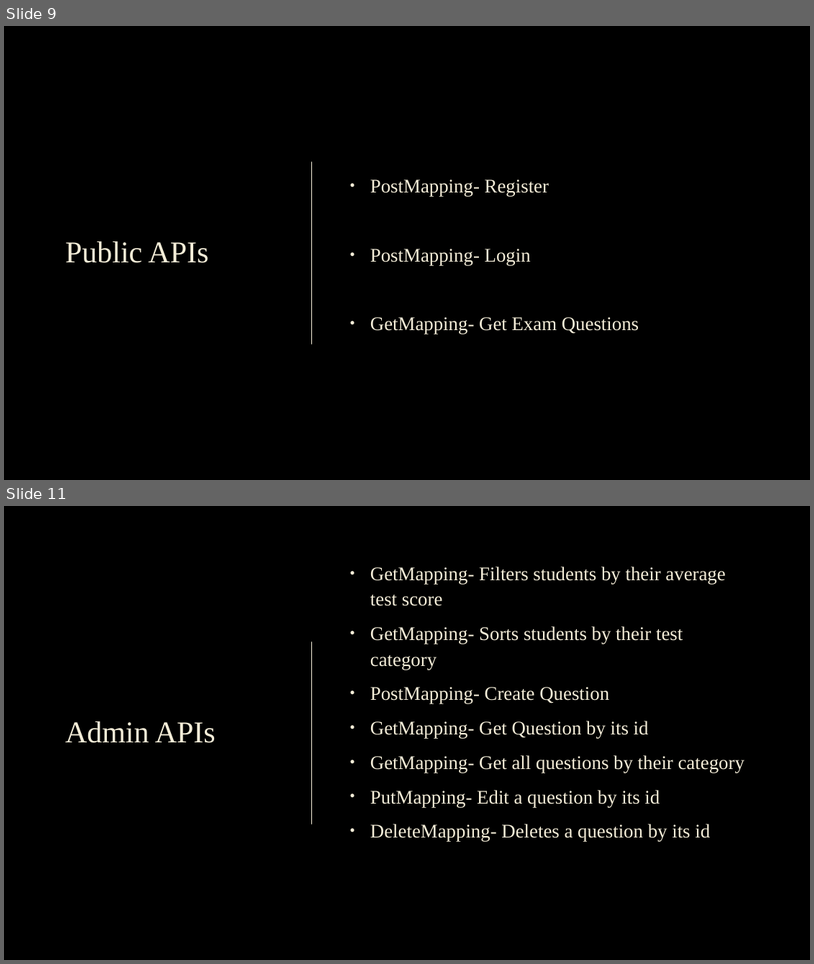
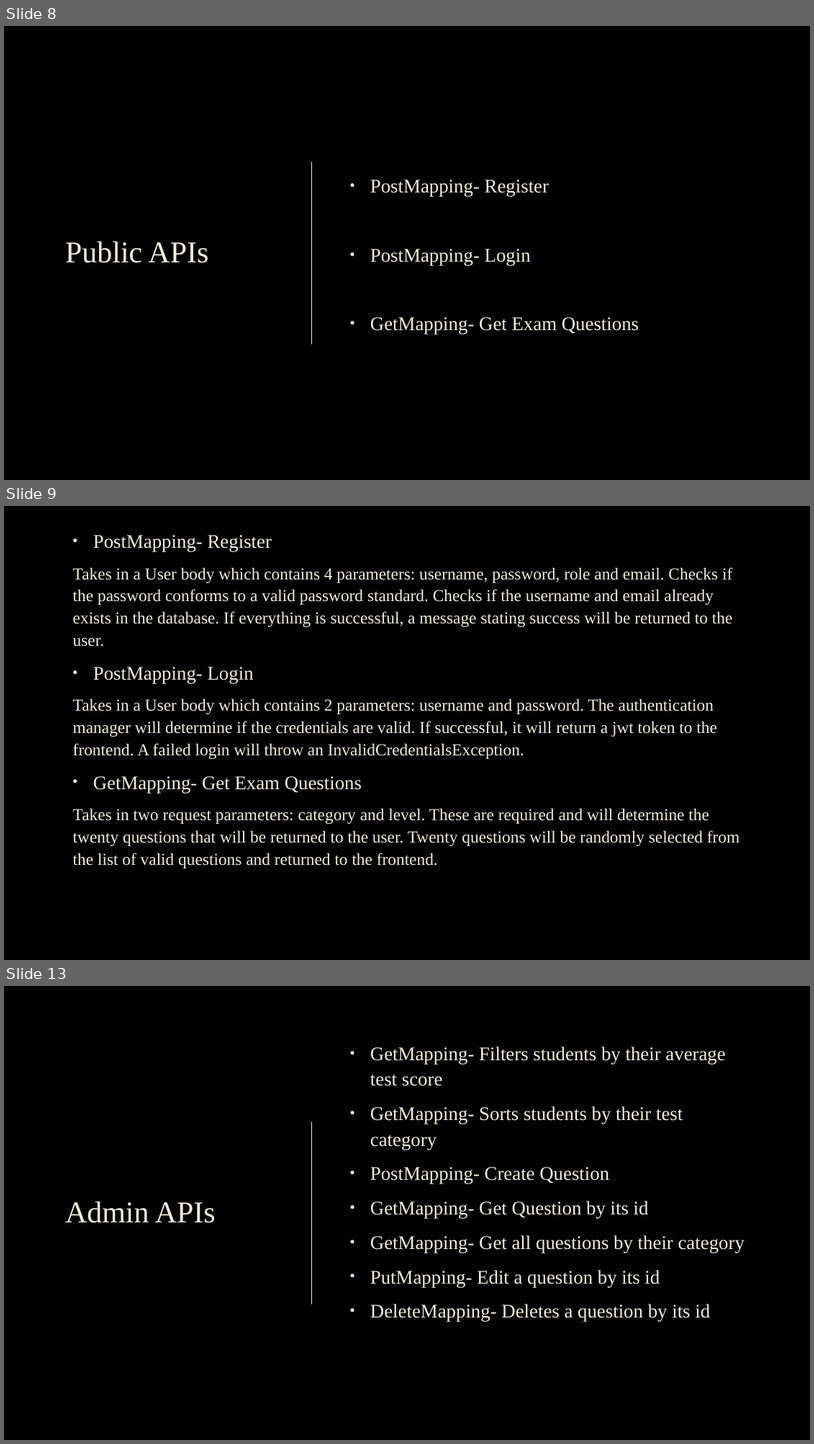
Before and after one commit to yongdingtan/ncs_final_final_project, a slide deck: NCS_Project_Presentation_TanYongDing.pptx. Shown one above the other, each under a label of ours: slides 9 and 11 before the commit, slides 8, 9 and 13 after it; the slides between them are not shown. The pictures are 814x964 and 814x1444 pixels, drawn with LibreOffice and Linux fonts; fonts in the diff are those of the drawing; background and template pictures are left out. Boxes give left, top, right and bottom in pixels: in the first picture for what was removed or moved away, otherwise in the second. Text is boxed around its words. In the diff, an @@ line names an element or a change of style, - is before the commit and + after.

```diff
--- a/NCS_Project_Presentation_TanYongDing.pptx
+++ b/NCS_Project_Presentation_TanYongDing.pptx
@@ slide 9 added at (4, 506, 810, 960), background picture (left out) @@
@@ text added at (73, 535, 740, 868), 20 pt, text #F4EDD8 @@
+• PostMapping- Register
+Takes in a User body which contains 4 parameters: username, password, role and email. Checks if the password conforms to a valid password standard. Checks if the username and email already exists in the database. If everything is successful, a message stating success will be returned to the user.
+• PostMapping- Login
+Takes in a User body which contains 2 parameters: username and password. The authentication manager will determine if the credentials are valid. If successful, it will return a jwt token to the frontend. A failed login will throw an InvalidCredentialsException.
+• GetMapping- Get Exam Questions
+Takes in two request parameters: category and level. These are required and will determine the twenty questions that will be returned to the user. Twenty questions will be randomly selected from the list of valid questions and returned to the frontend.
@@ what was slide 9 is now slide 8 @@
@@ what was slide 11 is now slide 13 @@
```
Also in this commit, not shown: 2 slides changed, 7 other slides added, 1 slide removed, 8 other files.
